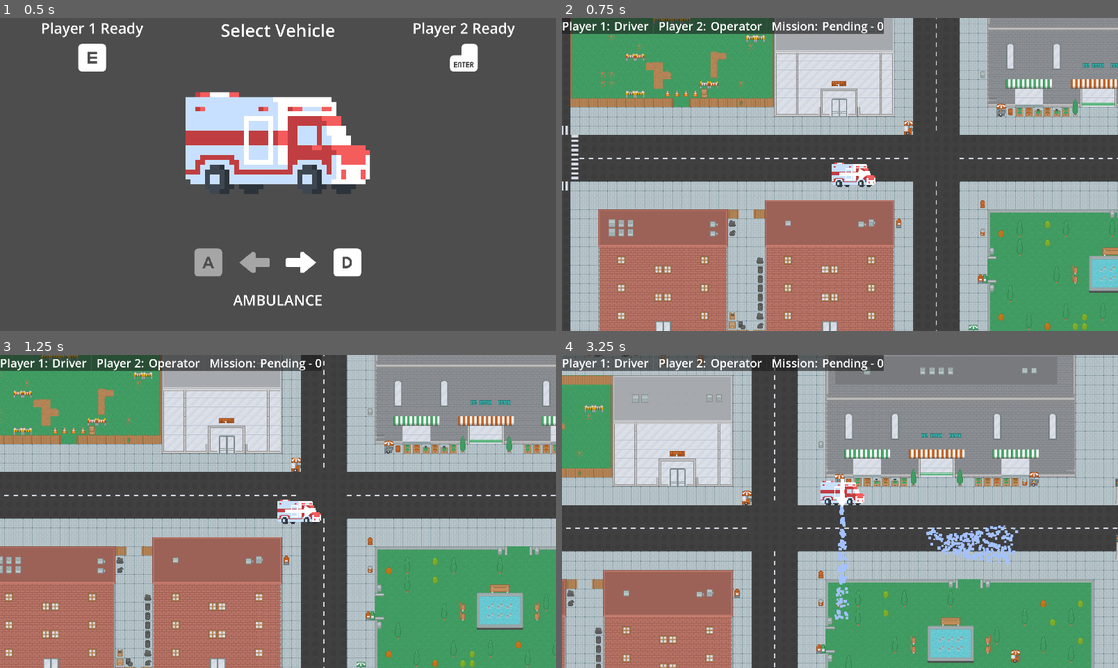
Above: before the commit, frames 1-4 (two rows, left to right).
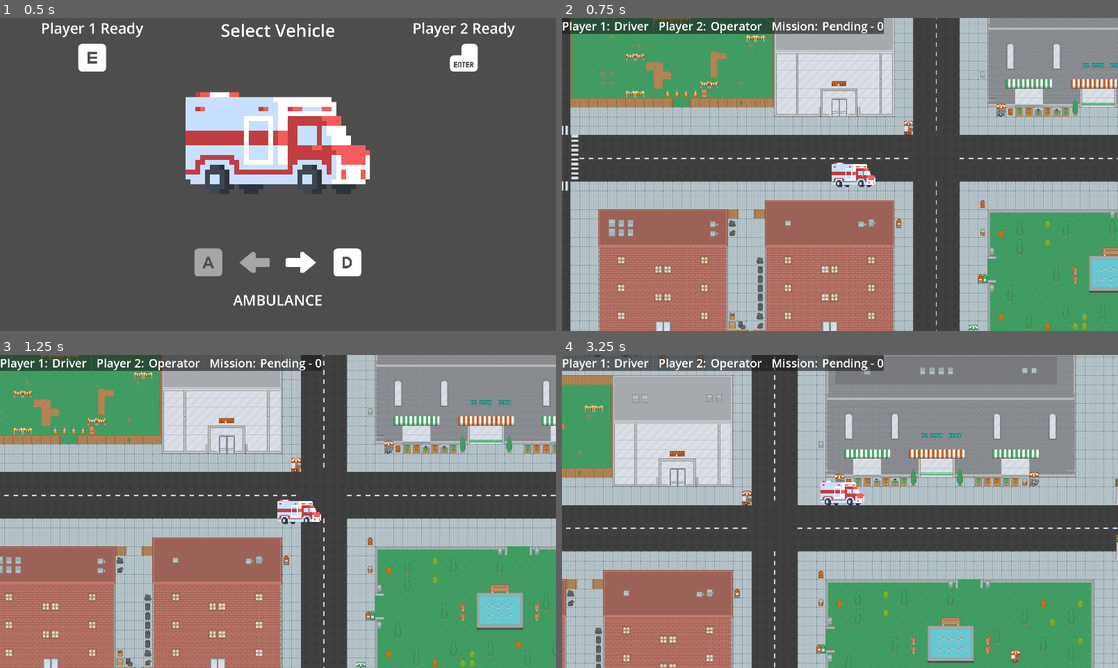
Above: after the commit, the same moments.

Repository: firefly2442/godot-tor-sven-game
Game: Godot game, scene res://scenes/Garage.tscn
Two runs of this game, one before a commit and one after it. Both use one fixed random seed, a clock stepped at 60 frames per second and the inputs below. This scene is started directly instead of the project's main scene. The engine's default icon, where the game draws it, is replaced by a stand-in: a white triangle on a blue panel in a dark square.
Inputs:
- Up to frame 1 (0.5 s): no input
- Up to frame 2 (0.75 s): tap Enter (action_p2) at 0.5 s; hold D (right_p1) from 0.53 s (still down); hold E (action_p1) from 0.53 s (still down)
- Up to frame 3 (1.25 s): keep holding D (right_p1); keep holding E (action_p1)
- Up to frame 4 (3.25 s): release D (right_p1) at 1.28 s; release E (action_p1) at 1.28 s; hold Q (back_p1) 1.28-2.03 s; tap Enter (action_p2) at 1.35 s; hold D (right_p1) 2.03-2.78 s; tap Backspace (back_p2) at 2.1 s; hold W (up_p1) from 2.78 s (still down); tap Down (down_p2) at 2.85 s

Frame 1 is identical in both runs. In frame 2, less than 0.1% of the frame differs, in the area x 49-55%, y 48-52%; in frame 3, less than 0.1%; in frame 4, 1.2%, in the area x 49-83%, y 39-85%.
Error after the commit: Cannot call method 'instantiate' on a null value. (res://scripts/entities/PlayerVehicle.gd:5)

Commit message:
feat: work on adding tow truck physics

Diff:
--- a/scenes/MainMenu.tscn
+++ b/scenes/MainMenu.tscn
@@ -61,7 +61,7 @@
 
 [node name="SubViewport" type="SubViewport" parent="MarginContainer/HBoxContainer/SubViewportContainer"]
 handle_input_locally = false
-size = Vector2i(2, 2)
+size = Vector2i(1156, 1080)
 render_target_update_mode = 4
 
 [node name="RotateModel" type="Node3D" parent="MarginContainer/HBoxContainer/SubViewportContainer/SubViewport"]
--- a/scenes/entities/player_vehicles/firetruck/firetruck.tres
+++ b/scenes/entities/player_vehicles/firetruck/firetruck.tres
@@ -1,10 +1,11 @@
-[gd_resource type="Resource" script_class="vehicle_resource" load_steps=6 format=3 uid="uid://blmojbbdjr07"]
+[gd_resource type="Resource" script_class="vehicle_resource" load_steps=7 format=3 uid="uid://blmojbbdjr07"]
 
 [ext_resource type="AudioStream" uid="uid://bfm6lca8ickg5" path="res://sounds/vehicles/police_siren.ogg" id="1_kcbkc"]
 [ext_resource type="Script" uid="uid://cfalb38rhymnv" path="res://scenes/entities/player_vehicles/vehicle_resource.gd" id="1_nirs3"]
 [ext_resource type="Texture2D" uid="uid://bmyb6obpyxdmq" path="res://scenes/entities/player_vehicles/firetruck/firetruck.png" id="2_ocj4q"]
 [ext_resource type="AudioStream" uid="uid://bx4jjl10tlbkn" path="res://sounds/vehicles/engine_of_the_fire_truck.ogg" id="3_iqvcd"]
 [ext_resource type="AudioStream" uid="uid://cd7yhnb6wtvun" path="res://sounds/vehicles/truck-horn-double-short-length.ogg" id="4_vieva"]
+[ext_resource type="PackedScene" uid="uid://voobn11yad5i" path="res://scenes/entities/player_vehicles/firetruck/WaterHose.tscn" id="5_frl8o"]
 
 [resource]
 script = ExtResource("1_nirs3")
@@ -14,4 +15,5 @@
 vehicle_engine_sound = ExtResource("3_iqvcd")
 vehicle_horn_sound = ExtResource("4_vieva")
 operator_sound_back = ExtResource("1_kcbkc")
+vehicle_equipment = ExtResource("5_frl8o")
 metadata/_custom_type_script = "uid://cfalb38rhymnv"
--- /dev/null
+++ b/scenes/entities/player_vehicles/towtruck/rope_tow.tscn
@@ -0,0 +1,103 @@
+[gd_scene load_steps=6 format=3 uid="uid://c3n05vn8x4ls7"]
+
+[ext_resource type="Script" uid="uid://cnioocmai50j6" path="res://scripts/entities/RopeTow.gd" id="1_2ua7y"]
+[ext_resource type="Texture2D" uid="uid://dsugywyp55a7i" path="res://images/vehicles/sedan_blue.png" id="2_apkmh"]
+[ext_resource type="Texture2D" uid="uid://docckilkns32j" path="res://images/ui/godot.svg" id="2_kgi02"]
+
+[sub_resource type="CapsuleShape2D" id="CapsuleShape2D_2ua7y"]
+radius = 1.0
+height = 22.0
+
+[sub_resource type="RectangleShape2D" id="RectangleShape2D_kgi02"]
+size = Vector2(29, 11)
+
+[node name="RopeTow" type="Node2D"]
+script = ExtResource("1_2ua7y")
+
+[node name="PinJoint2D" type="PinJoint2D" parent="."]
+unique_name_in_owner = true
+node_b = NodePath("../RigidBody2D2_1")
+
+[node name="RigidBody2D2_1" type="RigidBody2D" parent="."]
+position = Vector2(-13, 0)
+rotation = -1.5708
+collision_layer = 4
+collision_mask = 4
+mass = 0.1
+gravity_scale = 0.0
+
+[node name="CollisionShape2D" type="CollisionShape2D" parent="RigidBody2D2_1"]
+position = Vector2(-1.19209e-07, 2)
+shape = SubResource("CapsuleShape2D_2ua7y")
+
+[node name="Sprite2D" type="Sprite2D" parent="RigidBody2D2_1"]
+modulate = Color(0, 0, 0, 0.501961)
+position = Vector2(0.199554, 2.47137)
+scale = Vector2(0.0168227, 0.157848)
+texture = ExtResource("2_kgi02")
+
+[node name="PinJoint2D3" type="PinJoint2D" parent="."]
+position = Vector2(-21, 0)
+rotation = -1.5708
+node_a = NodePath("../RigidBody2D2_1")
+node_b = NodePath("../RigidBody2D_2")
+
+[node name="RigidBody2D_2" type="RigidBody2D" parent="."]
+position = Vector2(-33, 0)
+rotation = -1.5708
+collision_layer = 4
+collision_mask = 4
+mass = 0.1
+gravity_scale = 0.0
+
+[node name="CollisionShape2D" type="CollisionShape2D" parent="RigidBody2D_2"]
+shape = SubResource("CapsuleShape2D_2ua7y")
+
+[node name="Sprite2D" type="Sprite2D" parent="RigidBody2D_2"]
+modulate = Color(0, 0, 0, 0.501961)
+position = Vector2(-2.01802e-08, 0.46167)
+rotation = 1.5708
+scale = Vector2(0.164661, 0.015625)
+texture = ExtResource("2_kgi02")
+
+[node name="PinJoint2D2" type="PinJoint2D" parent="."]
+position = Vector2(-43, 0)
+rotation = -1.5708
+node_a = NodePath("../RigidBody2D_2")
+node_b = NodePath("../RigidBody2D_3")
+
+[node name="RigidBody2D_3" type="RigidBody2D" parent="."]
+position = Vector2(-55, 0)
+collision_layer = 4
+collision_mask = 4
+mass = 0.1
+gravity_scale = 0.0
+
+[node name="CollisionShape2D" type="CollisionShape2D" parent="RigidBody2D_3"]
+rotation = -1.5708
+shape = SubResource("CapsuleShape2D_2ua7y")
+
+[node name="Sprite2D" type="Sprite2D" parent="RigidBody2D_3"]
+modulate = Color(0, 0, 0, 0.501961)
+position = Vector2(0.46167, 0)
+scale = Vector2(0.164661, 0.015625)
+texture = ExtResource("2_kgi02")
+
+[node name="PinJoint2D4" type="PinJoint2D" parent="."]
+position = Vector2(-65, 0)
+node_a = NodePath("../RigidBody2D_3")
+node_b = NodePath("../TowedCar")
+
+[node name="TowedCar" type="RigidBody2D" parent="."]
+position = Vector2(-71, 0)
+collision_layer = 4
+collision_mask = 5
+gravity_scale = 0.0
+
+[node name="TowedCarSprite2D" type="Sprite2D" parent="TowedCar"]
+position = Vector2(-11, 0)
+texture = ExtResource("2_apkmh")
+
+[node name="CollisionShape2D" type="CollisionShape2D" parent="TowedCar"]
+position = Vector2(-10.5, -0.5)
+shape = SubResource("RectangleShape2D_kgi02")
--- a/scenes/entities/player_vehicles/towtruck/towtruck.tres
+++ b/scenes/entities/player_vehicles/towtruck/towtruck.tres
@@ -1,10 +1,11 @@
-[gd_resource type="Resource" script_class="vehicle_resource" load_steps=6 format=3 uid="uid://beu2y01pvh78r"]
+[gd_resource type="Resource" script_class="vehicle_resource" load_steps=7 format=3 uid="uid://beu2y01pvh78r"]
 
 [ext_resource type="Script" uid="uid://cfalb38rhymnv" path="res://scenes/entities/player_vehicles/vehicle_resource.gd" id="1_3q68h"]
 [ext_resource type="AudioStream" uid="uid://b2fy60esl6g2m" path="res://sounds/vehicles/hot_bath_accent.ogg" id="1_tg3c1"]
 [ext_resource type="Texture2D" uid="uid://bi4jriyfvk3tf" path="res://scenes/entities/player_vehicles/towtruck/towtruck.png" id="2_p5uex"]
 [ext_resource type="AudioStream" uid="uid://cd7yhnb6wtvun" path="res://sounds/vehicles/truck-horn-double-short-length.ogg" id="3_4nd1b"]
 [ext_resource type="AudioStream" uid="uid://bx4jjl10tlbkn" path="res://sounds/vehicles/engine_of_the_fire_truck.ogg" id="3_acbrn"]
+[ext_resource type="PackedScene" uid="uid://c3n05vn8x4ls7" path="res://scenes/entities/player_vehicles/towtruck/rope_tow.tscn" id="5_v0tu3"]
 
 [resource]
 script = ExtResource("1_3q68h")
@@ -14,4 +15,5 @@
 vehicle_engine_sound = ExtResource("3_acbrn")
 vehicle_horn_sound = ExtResource("3_4nd1b")
 operator_sound_back = ExtResource("1_tg3c1")
+vehicle_equipment = ExtResource("5_v0tu3")
 metadata/_custom_type_script = "uid://cfalb38rhymnv"
--- a/scenes/entities/player_vehicles/vehicle_resource.gd
+++ b/scenes/entities/player_vehicles/vehicle_resource.gd
@@ -7,6 +7,7 @@
 @export var vehicle_engine_sound: AudioStream ## the vehicle engine sound
 @export var vehicle_horn_sound: AudioStream ## the vehicle horn sound
 @export var operator_sound_back: AudioStream ## the operator controlled sound via back button
+@export var vehicle_equipment: PackedScene ## the operator controlled equipment
 
 enum vehicle_type {
 	AMBULANCE,
--- a/scripts/entities/PlayerVehicle.gd
+++ b/scripts/entities/PlayerVehicle.gd
@@ -2,7 +2,7 @@
 
 func _ready() -> void:
 	%VehicleSprite2D.texture = Utility.selected_vehicle.texture
-	self.add_child(Utility.operator_equipment)
+	self.add_child(Utility.selected_vehicle.vehicle_equipment.instantiate())
 
 func _unhandled_input(_event: InputEvent) -> void:
 	if Utility.player1_selected == "Driver" and Input.is_action_just_pressed("left_p1") or \
--- /dev/null
+++ b/scripts/entities/RopeTow.gd
@@ -0,0 +1,13 @@
+extends Node2D
+
+# I tried both PinJoint2D and DampedSpringJoint2D
+# The PinJoint2D seemed to look better, the DampedSpringJoint2D would stretch
+# out way too long.
+
+func _ready() -> void:
+	# attach to the player vehicle
+	%PinJoint2D.node_a = self.get_parent().get_path()
+	self.visible = true
+
+func showTowedCar() -> void:
+	self.visible = true
--- a/scripts/singletons/Utility.gd
+++ b/scripts/singletons/Utility.gd
@@ -8,4 +8,3 @@
 var paused: bool = false ## boolean, whether or not the game is paused
 
 var selected_vehicle: vehicle_resource = preload("uid://blmojbbdjr07").duplicate() ## the selected vehicle resource
-var operator_equipment: Node = preload("uid://voobn11yad5i").instantiate() ## the selected equipment as a scene
Binary file added: images/vehicles/sedan_blue.png
Not shown, added: images/vehicles/sedan_blue.png.import
Not shown, added: scripts/entities/RopeTow.gd.uid
